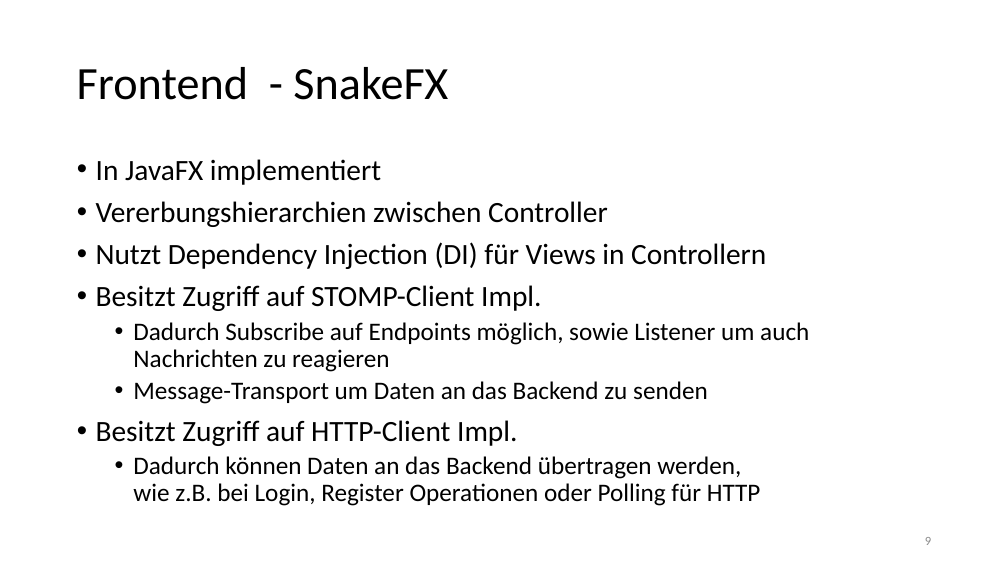
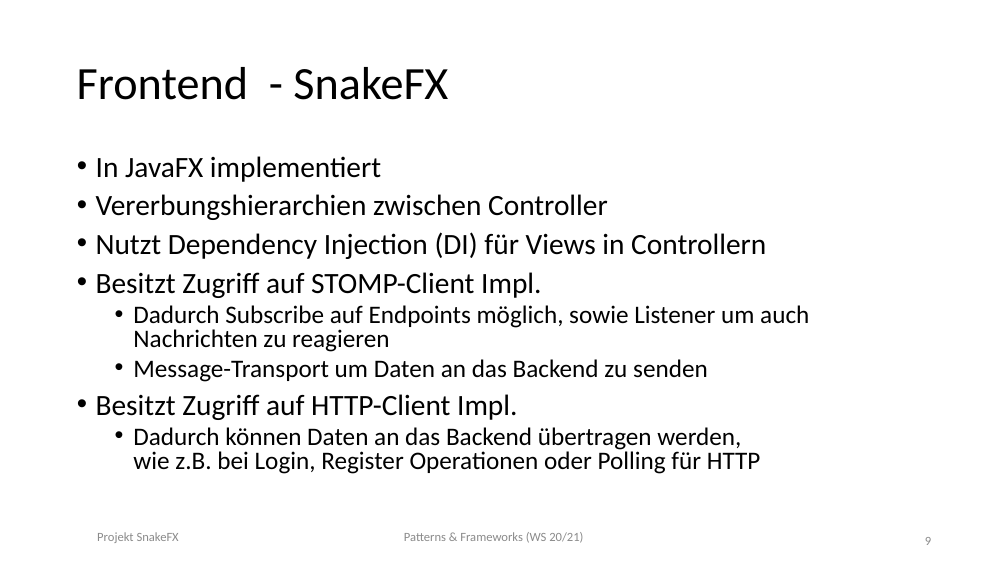
Before and after one commit to Bummelnderboris/Patterns_and_Frameworks, a slide deck: slide 9 of docs/00000_abgabe_final/3_Prasentation/Wulfert_PF_SnakeFX.pptx. Drawn at 1008x567 pixels with LibreOffice and Linux fonts; fonts in the diff are those of the drawing. Boxes give left, top, right and bottom in pixels: in the first picture for what was removed or moved away, otherwise in the second. Text is boxed around its words. In the diff, an @@ line names an element or a change of style, - is before the commit and + after.

```diff
--- a/docs/00000_abgabe_final/3_Prasentation/Wulfert_PF_SnakeFX.pptx
+++ b/docs/00000_abgabe_final/3_Prasentation/Wulfert_PF_SnakeFX.pptx
@@ text "In JavaFX implementiert" at bbox=[96, 156, 809, 474]: line spacing 0.9 to 0.8 @@
@@ text added at bbox=[97, 532, 179, 543], 12 pt, text #8B8B8B @@
+Projekt SnakeFX
@@ text added at bbox=[404, 532, 583, 543], 12 pt, text #8B8B8B @@
+Patterns & Frameworks (WS 20/21)
```
Also in this commit, not shown: 8 other slides changed, 8 slides added, 1 slide removed, 3 other files.
